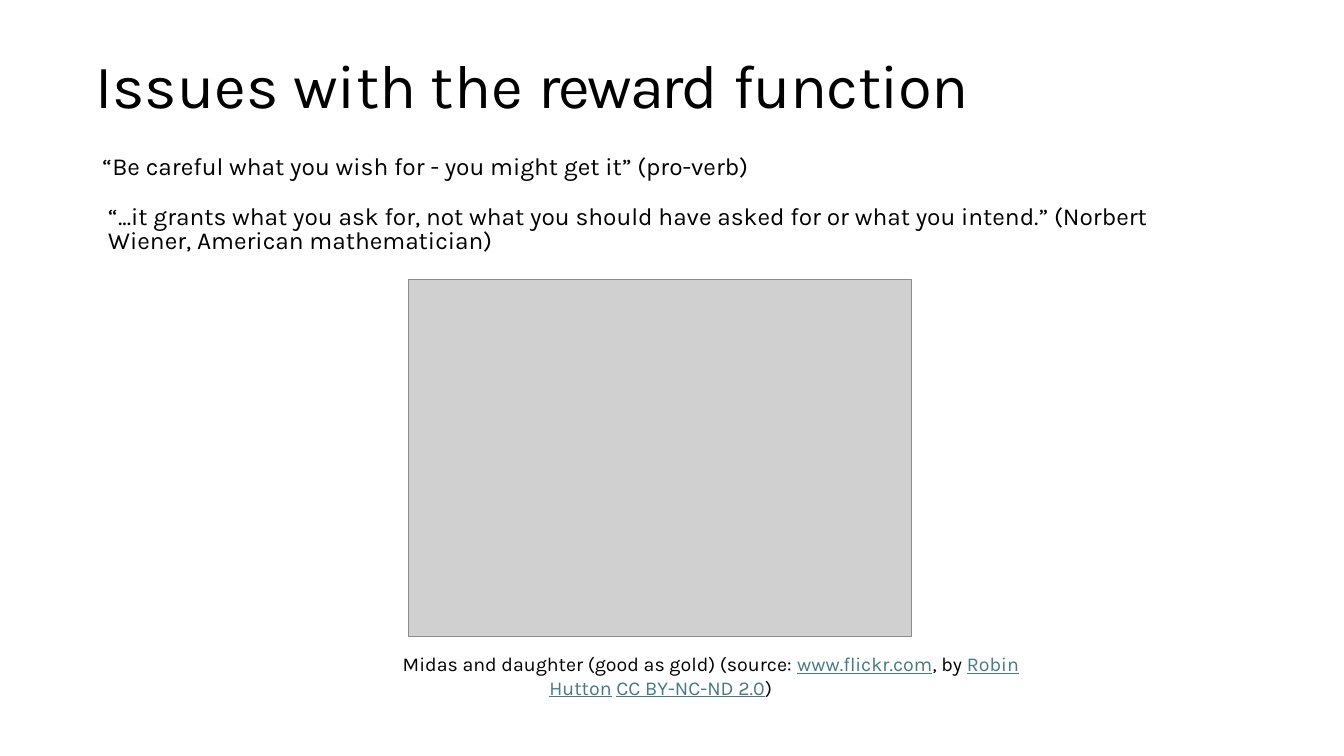
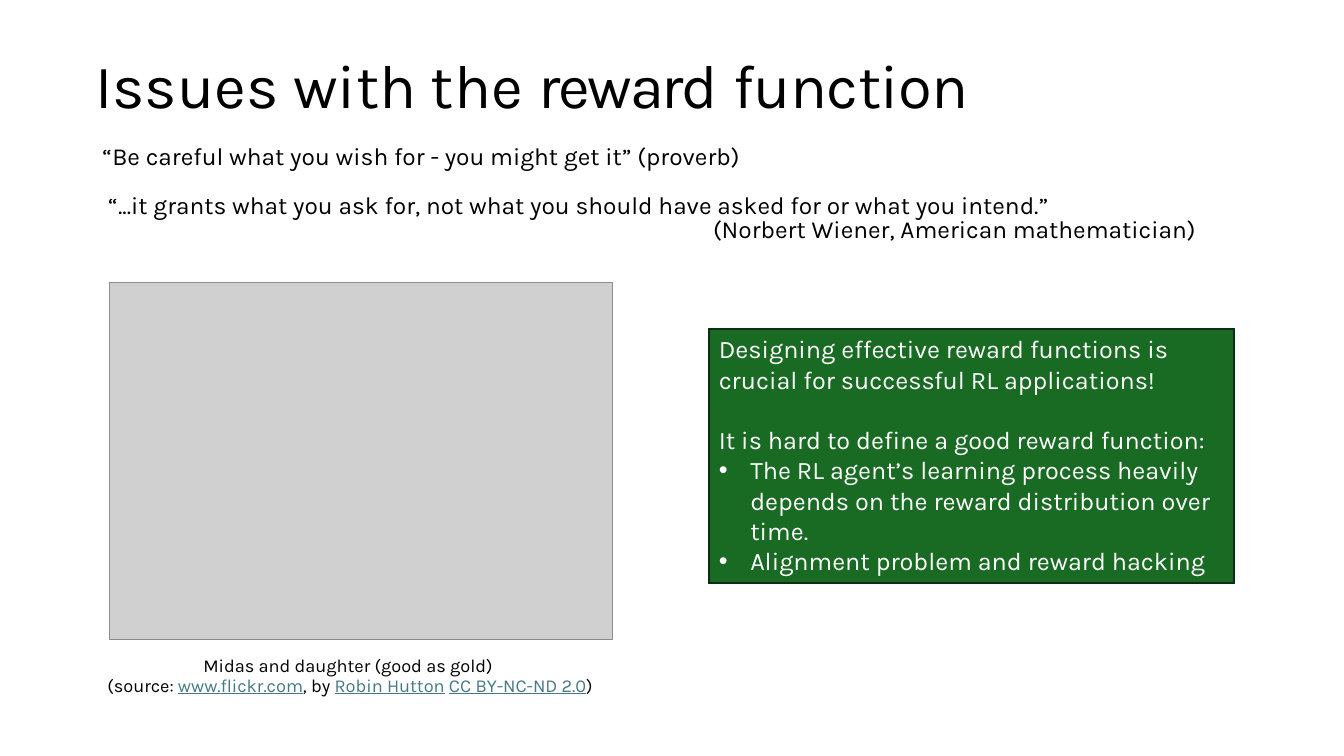
Before and after one commit to mhahsler/Introduction_to_Reinforcement_Learning, a slide deck: slide 19 of slides/Lecture_Chapter01.pptx (slide 20 before the commit). Drawn at 1344x756 pixels with LibreOffice and Linux fonts; fonts in the diff are those of the drawing; grey boxes stand for pictures. Boxes give left, top, right and bottom in pixels: in the first picture for what was removed or moved away, otherwise in the second. Text is boxed around its words. In the diff, an @@ line names an element or a change of style, - is before the commit and + after.

```diff
--- a/slides/Lecture_Chapter01.pptx
+++ b/slides/Lecture_Chapter01.pptx
@@ text "“Be careful what you wish ...": place and size @@
-text "“Be careful what you wish ..." at [102, 157, 1147, 252]
+text "“Be careful what you wish ..." at [102, 147, 1196, 241]
@@ text at [102, 147, 739, 171]: text changed @@
-“Be careful what you wish for - you might get it” (pro-verb)
+“Be careful what you wish for - you might get it” (proverb)
@@ picture: place and size @@
-picture at [408, 279, 911, 636]
+picture at [110, 282, 613, 639]
@@ rectangle added at [709, 329, 1234, 583], fill #196B24, outline #0B2F10 1.5 pt, 18 pt, text #FFFFFF @@
+Designing effective reward functions is crucial for successful RL applications!
+It is hard to define a good reward function:
+• The RL agent’s learning process heavily depends on the reward distribution over time.
+• Alignment problem and reward hacking
@@ text "Midas and daughter (good as ...": place and size @@
-text "Midas and daughter (good as ..." at [403, 657, 1019, 697]
+text "Midas and daughter (good as ..." at [107, 659, 593, 697]
@@ text "Midas and daughter (good as ..." at [107, 659, 593, 697]: size 14 to 12.9 pt; indent changed; line spacing 1 to 0.9; more space between paragraphs @@
```
Also in this commit, not shown: 23 other slides changed, 6 slides added, 20 slides removed, 12 other files.
